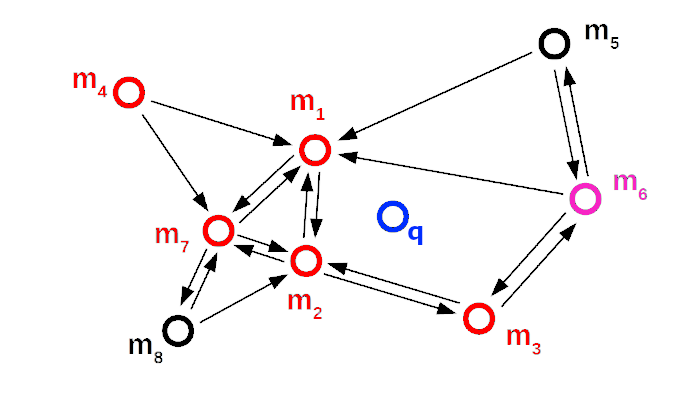
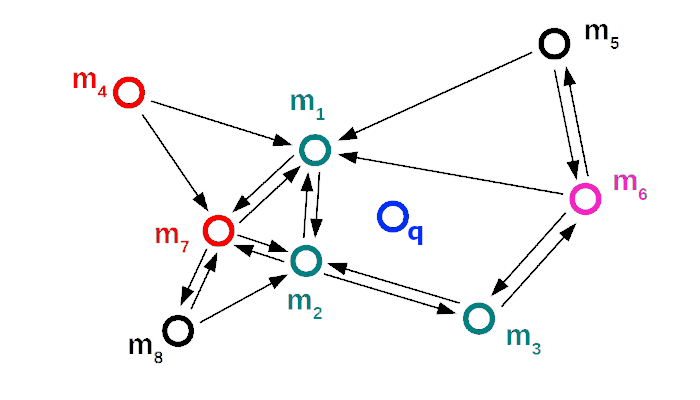
Layers edited between the first and the second 700 × 400 image:
renamed "kopie kopie Pozadí #8" to "kopie kopie Pozadí #10", showed it, painted on it over [289, 94, 540, 354]
